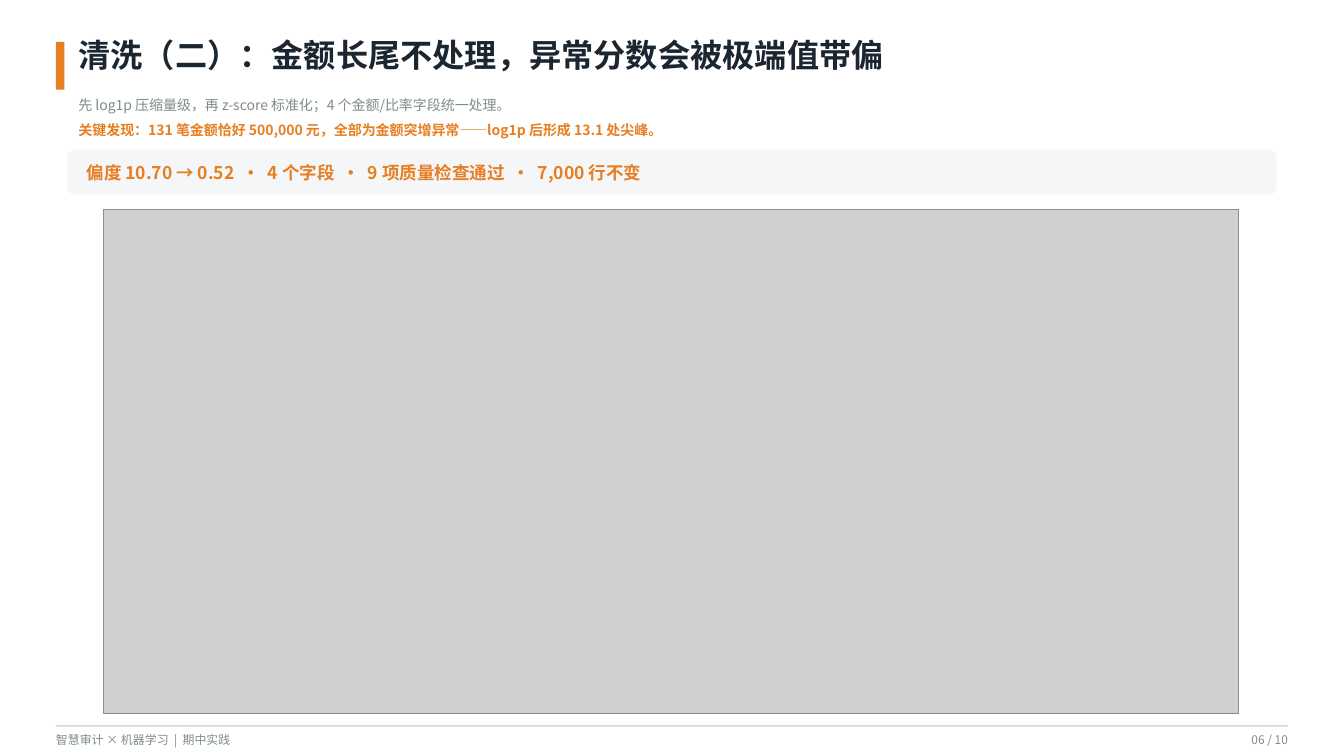
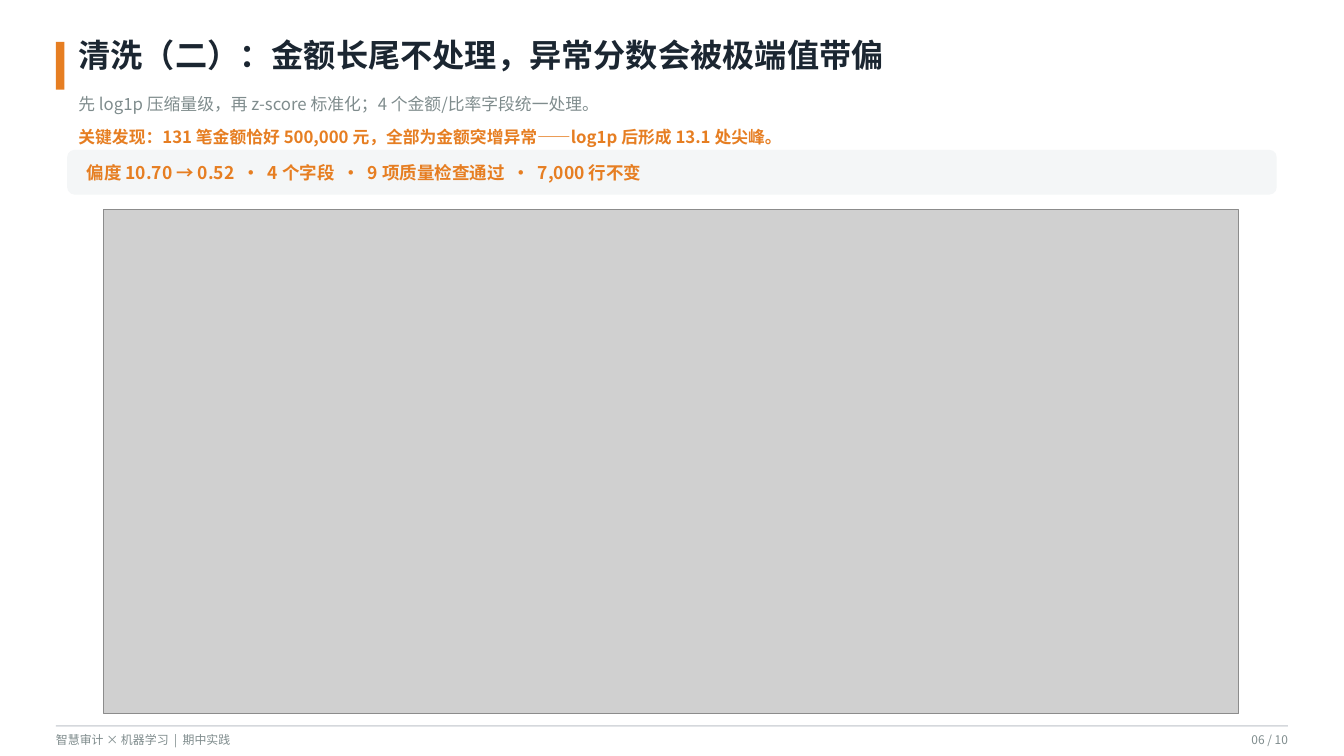
Before and after one commit to taoli20030201-star/Mode_test, a slide deck: slide 6 of audit_ml_project/outputs/report/智慧审计_机器学习_10页汇报.pptx. Drawn at 1344x756 pixels with LibreOffice and Linux fonts; fonts in the diff are those of the drawing; grey boxes stand for pictures. Boxes give left, top, right and bottom in pixels: in the first picture for what was removed or moved away, otherwise in the second. Text is boxed around its words. In the diff, an @@ line names an element or a change of style, - is before the commit and + after.

```diff
--- a/audit_ml_project/outputs/report/智慧审计_机器学习_10页汇报.pptx
+++ b/audit_ml_project/outputs/report/智慧审计_机器学习_10页汇报.pptx
@@ text "先 log1p 压缩量级，再 z-score 标准化；4 ..." at (x1=78, y1=96, x2=599, y2=114): size 10 to 12 pt @@
@@ text "关键发现：131 笔金额恰好 500,000 元，全部为金额突增异常——log1p 后形成 ..." at (x1=78, y1=128, x2=782, y2=147): size 10 to 12 pt @@
```
Also in this commit, not shown: 11 other slides changed, 13 other files.
